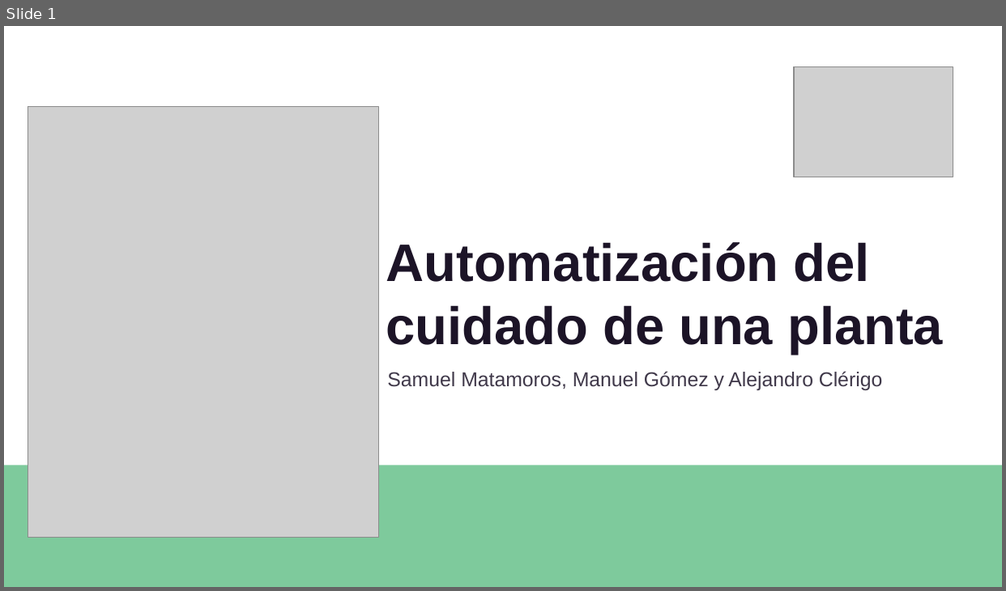
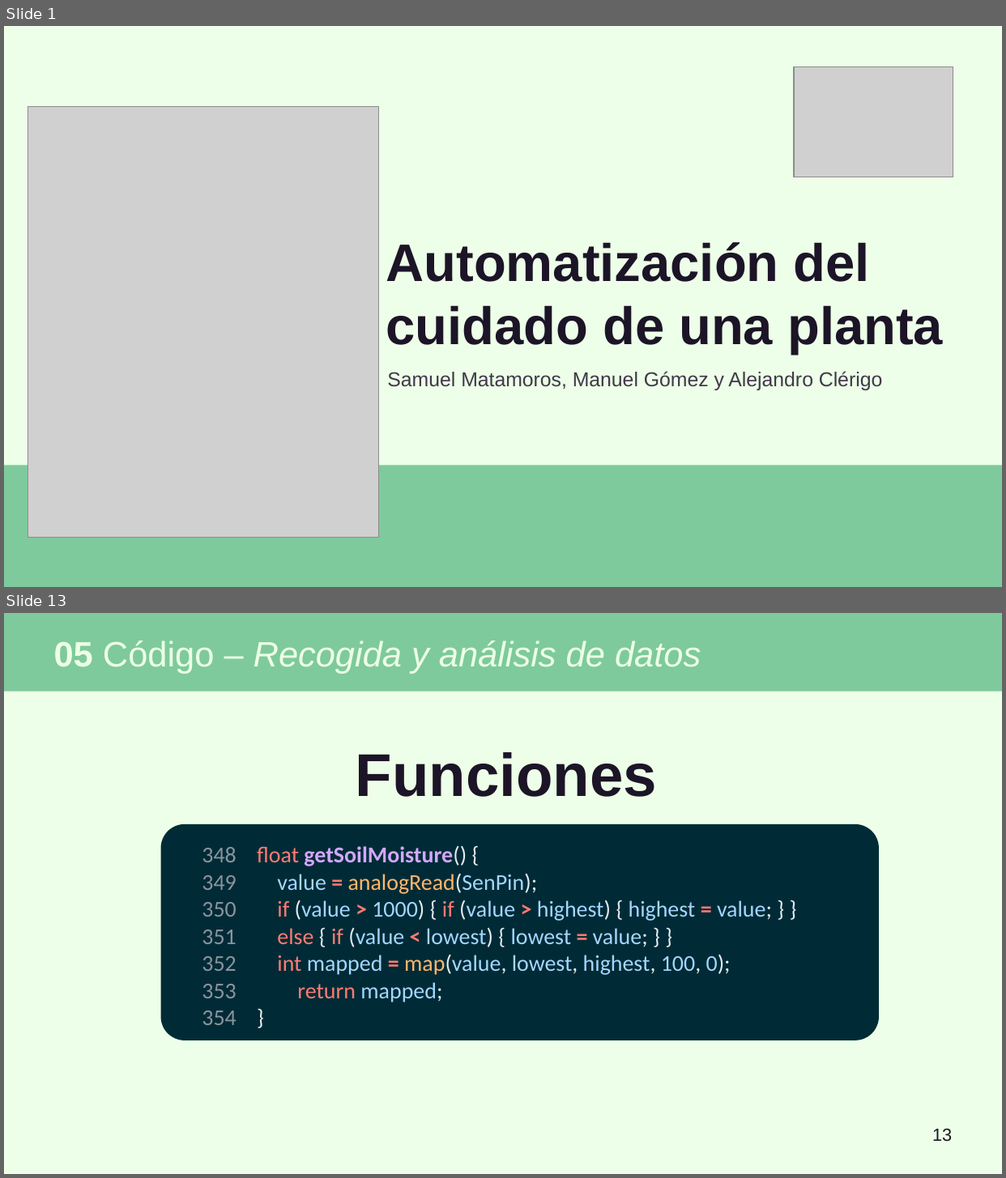
Before and after one commit to SamuelMatamoros/Automating-the-care-of-a-plant, a slide deck: Documentos/Presentación/DefensaProyecto.odp. Shown one above the other, each under a label of ours: slide 1 before the commit, slides 1 and 13 after it; the slides between them are not shown. The pictures are 1006x591 and 1006x1178 pixels, drawn with LibreOffice and Linux fonts; fonts in the diff are those of the drawing; grey boxes stand for pictures. Boxes give left, top, right and bottom in pixels: in the first picture for what was removed or moved away, otherwise in the second. Text is boxed around its words. In the diff, an @@ line names an element or a change of style, - is before the commit and + after.

```diff
--- a/Documentos/Presentación/DefensaProyecto.odp
+++ b/Documentos/Presentación/DefensaProyecto.odp
@@ slide 13 added at (x1=4, y1=613, x2=1002, y2=1174), background #EDFFE8 @@
@@ rectangle added at (x1=4, y1=613, x2=1002, y2=691), fill #7ECA9C @@
@@ title added at (x1=54, y1=641, x2=701, y2=674), 28 pt, text #EDFFE8, italic @@
+05 Código – Recogida y análisis de datos
@@ text added at (x1=356, y1=752, x2=657, y2=797), 48 pt, text #1C1427, bold @@
+Funciones
@@ rounded rectangle added at (x1=160, y1=824, x2=879, y2=1041), fill #002B36 @@
@@ rectangle added at (x1=194, y1=833, x2=824, y2=1037), fill #002B36, 18 pt, text #A5D6FF @@
+348 float getSoilMoisture() {
+349 value = analogRead(SenPin);
+350 if (value > 1000) { if (value > highest) { highest = value; } }
+351 else { if (value < lowest) { lowest = value; } }
+352 int mapped = map(value, lowest, highest, 100, 0);
+353 return mapped;
+354 }
@@ page number added at (x1=932, y1=1129, x2=952, y2=1142), 14 pt, text #1C1427 @@
+13
@@ slide 1 changed as well @@
@@ background #FFFFFF to #EDFFE8 @@
```
Also in this commit, not shown: 21 other slides added, 1 slide removed, 2 other files.
